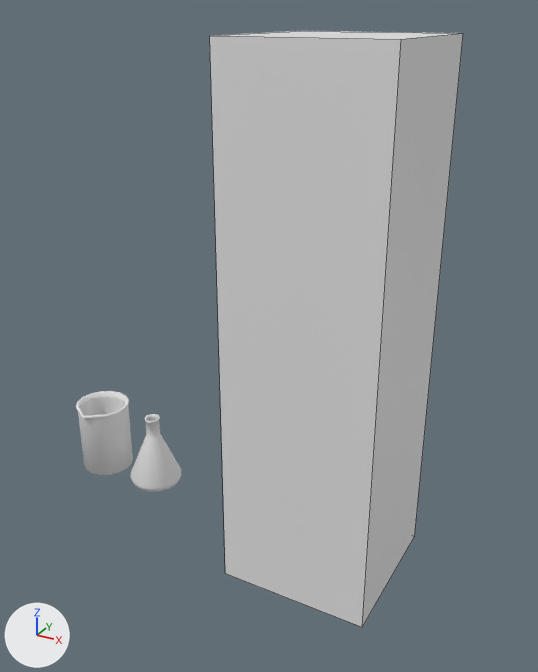
What one commit did to the Blender file Art_Assets/Rooms/props.blend.
Rendered twice from a camera (50 mm lens) standing at (0.846, -1.046, 0.912) and looking at (-0.018, 0.525, 0.126). Arrows for +X, +Y and +Z are at lower left; the lights stay in place. Mesh edges are drawn as thin lines on the coarser meshes.

Names of what the first picture shows: 'Beaker', 'ConicalFlask', 'Cube'.
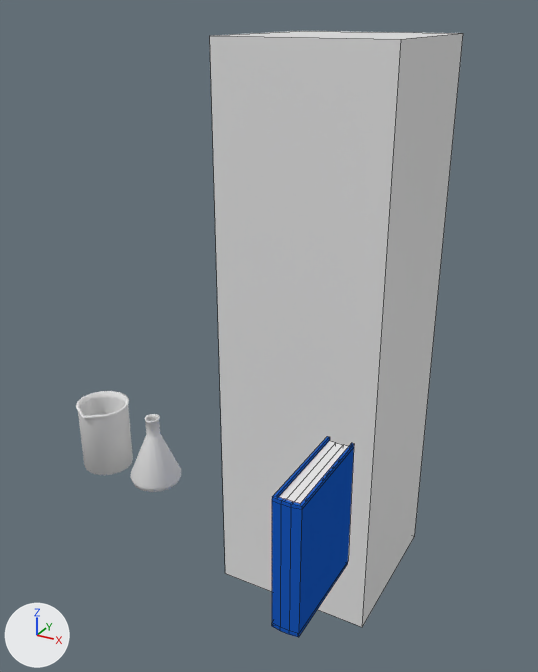
Diff of the bpy script that builds the scene:
```diff
--- a/Art_Assets/Rooms/props.blend.py
+++ b/Art_Assets/Rooms/props.blend.py
@@ mat_bookpagemat @@
+mat_bookpagemat = diffuse_material('BookPageMat')
+mat_bookpagemat.base_color = (0.828, 0.828, 0.828)  # white #ebebeb
@@ mat_bookcover1mat @@
+mat_bookcover1mat = diffuse_material('BookCover1Mat')
+mat_bookcover1mat.base_color = (0.0115, 0.103, 0.538)  # blue #1c5ac2
@@ me_cube_001 @@
+me_cube_001.from_pydata(...)  # 56 vertices, 56 faces; spans x -0.029..0.029, y -0.116..0.113, z -0.146..0.146
+# faces by material slot: [9, 47]
+me_cube_001.materials.append(mat_bookpagemat)  # white #ebebeb
+me_cube_001.materials.append(mat_bookcover1mat)  # blue #1c5ac2
@@ ob_book @@
+ob_book = bpy.data.objects.new('Book', me_cube_001)
+ob_book.location = (0.367, 0.0, 0.0)
```

Boxes [x1, y1, x2, y2] around the edits, measured in the pictures (538 x 672 px):
'Book', added (blue)
    after: [272, 436, 354, 637]
    faces in mat_bookcover1mat (blue #1c5ac2): [272, 436, 354, 637]
    faces in mat_bookpagemat (white #ebebeb): [279, 441, 349, 504]
